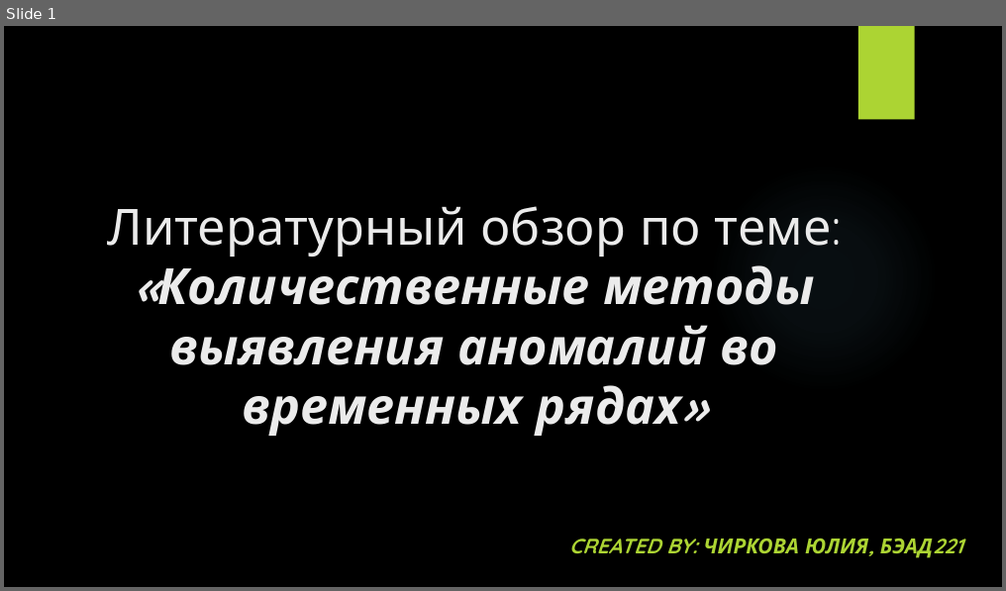
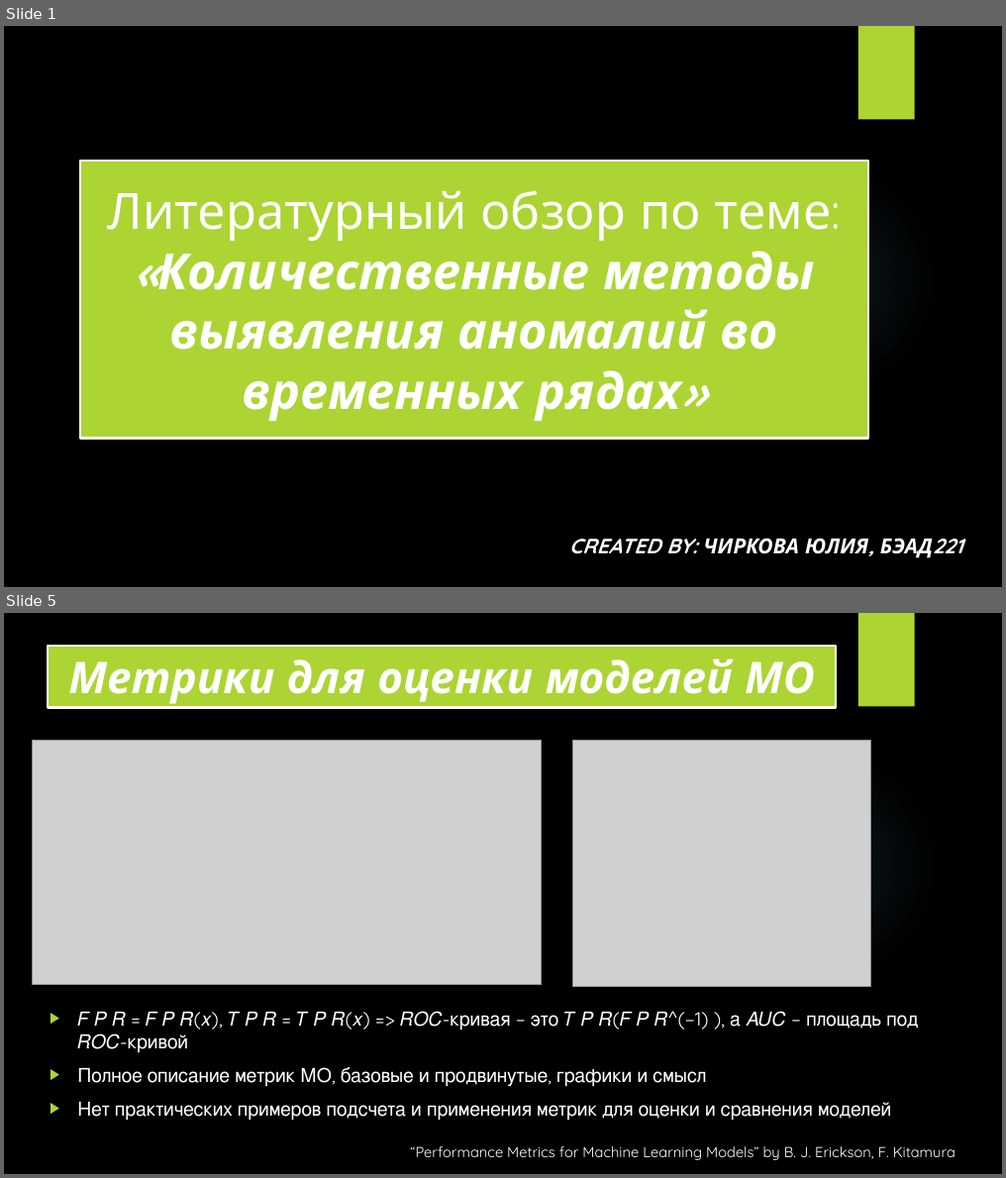
Before and after one commit to romashkova-nina/NIS_Literature_Review, a slide deck: Literature_Review_Presentation.pptx. Shown one above the other, each under a label of ours: slide 1 before the commit, slides 1 and 5 after it; the slides between them are not shown. The pictures are 1006x591 and 1006x1178 pixels, drawn with LibreOffice and Linux fonts; fonts in the diff are those of the drawing; grey boxes stand for pictures; background and template pictures are left out. Boxes give left, top, right and bottom in pixels: in the first picture for what was removed or moved away, otherwise in the second. Text is boxed around its words. In the diff, an @@ line names an element or a change of style, - is before the commit and + after.

```diff
--- a/Literature_Review_Presentation.pptx
+++ b/Literature_Review_Presentation.pptx
@@ slide 5 added at [4, 613, 1002, 1174], background picture (left out); not listed: 2 template elements that a slide beside it also shows @@
@@ title added at [48, 646, 836, 708], fill #ACD433, outline #FFFFFF 2.25 pt, 42 pt, text #FFFFFF, bold, italic @@
+Метрики для оценки моделей МО
@@ picture added at [33, 741, 542, 985] @@
@@ picture added at [573, 741, 871, 987] @@
@@ text added at [77, 1011, 918, 1121], 18.5 pt, text #FFFFFF @@
+▶ 𝐹 𝑃 𝑅 = 𝐹 𝑃 𝑅(𝑥), 𝑇 𝑃 𝑅 = 𝑇 𝑃 𝑅(𝑥) => 𝑅𝑂𝐶-кривая – это 𝑇 𝑃 𝑅(𝐹 𝑃 𝑅^(−1) ), а 𝐴𝑈𝐶 – площадь под 𝑅𝑂𝐶-кривой
+▶ Полное описание метрик МО, базовые и продвинутые, графики и смысл
+▶ Нет практических примеров подсчета и применения метрик для оценки и сравнения моделей
@@ text added at [410, 1147, 955, 1160], 14 pt, text #FFFFFF @@
+“Performance Metrics for Machine Learning Models” by B. J. Erickson, F. Kitamura
@@ slide 1 changed as well @@
@@ title "Литературный обзор по теме: «Количественные ...": place and size @@
-title "Литературный обзор по теме: «Количественные ..." at [107, 206, 832, 436]
+title "Литературный обзор по теме: «Количественные ..." at [80, 161, 868, 439]
@@ title "Литературный обзор по теме: «Количественные ..." at [80, 161, 868, 439]: text colour #EBEBEB to #FFFFFF; vertical alignment bottom to middle; fill none to #ACD433; outline none to #FFFFFF 2.25 pt @@
@@ subtitle "CREATED BY: ЧИРКОВА ЮЛИЯ, БЭАД221" at [569, 538, 868, 555]: text colour #ACD433 to #FFFFFF @@
```
Also in this commit, not shown: 14 other slides added.
